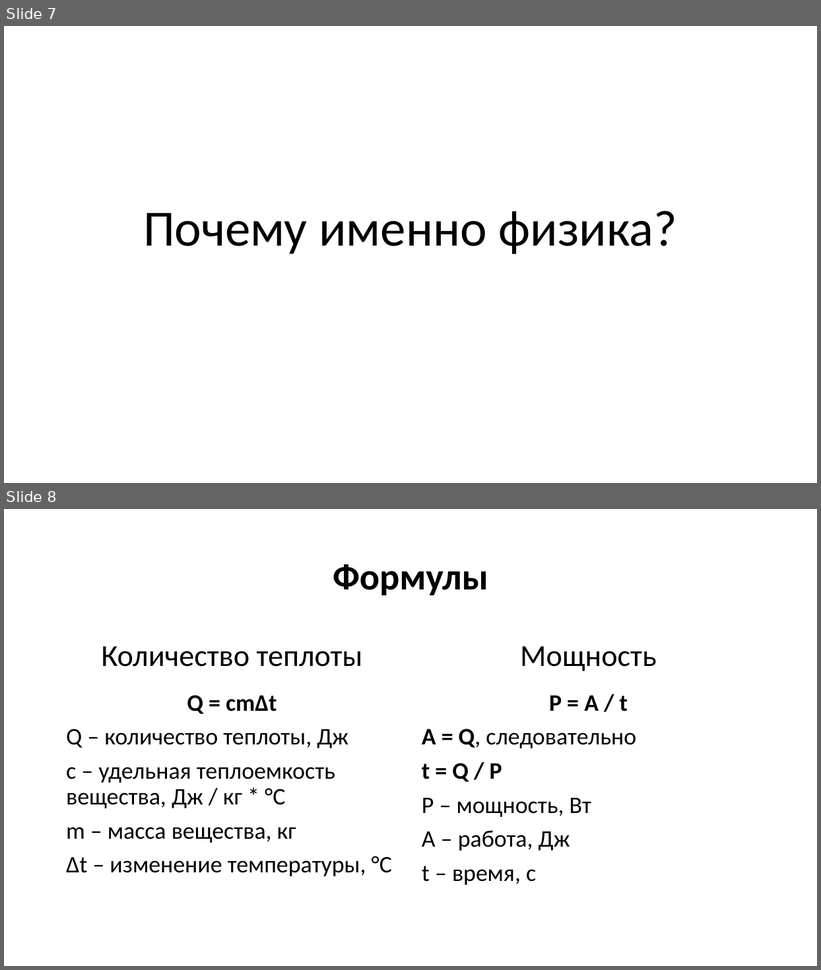
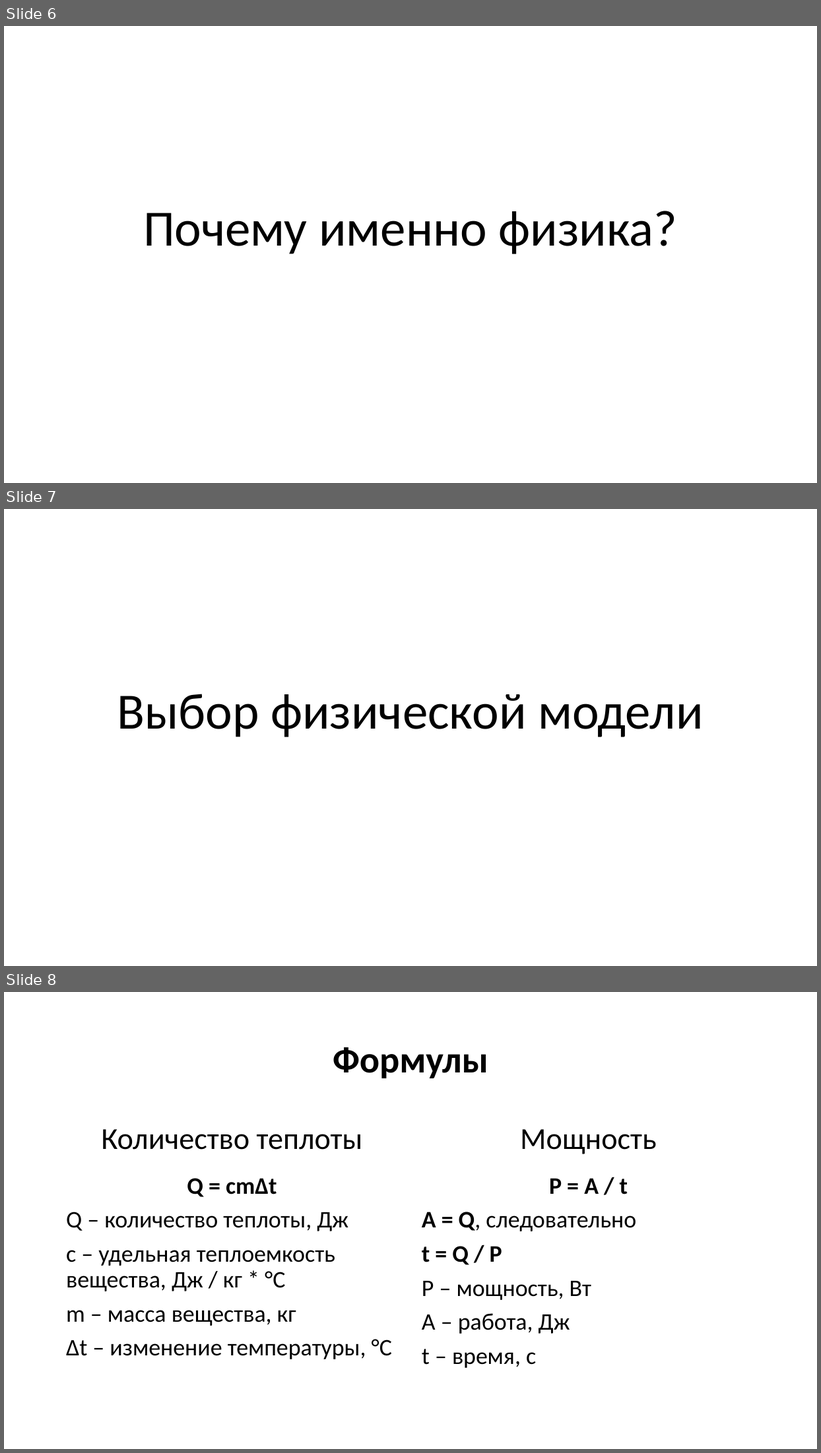
Before and after one commit to cherenuk/modeling, a slide deck: info/Моделирование.pptx. Shown one above the other, each under a label of ours: slides 7 and 8 before the commit, slides 6, 7 and 8 after it. The pictures are 821x970 and 821x1453 pixels, drawn with LibreOffice and Linux fonts; fonts in the diff are those of the drawing; background and template pictures are left out. Boxes give left, top, right and bottom in pixels: in the first picture for what was removed or moved away, otherwise in the second. Text is boxed around its words. In the diff, an @@ line names an element or a change of style, - is before the commit and + after.

```diff
--- a/info/Моделирование.pptx
+++ b/info/Моделирование.pptx
@@ slide 7 added at <box>4,509,817,966</box>, background picture (left out) @@
@@ title added at <box>118,694,704,737</box>, 60 pt, text #000000 @@
+Выбор физической модели
@@ what was slide 7 is now slide 6 @@
```
Also in this commit, not shown: 1 other slide added, 1 slide removed.
